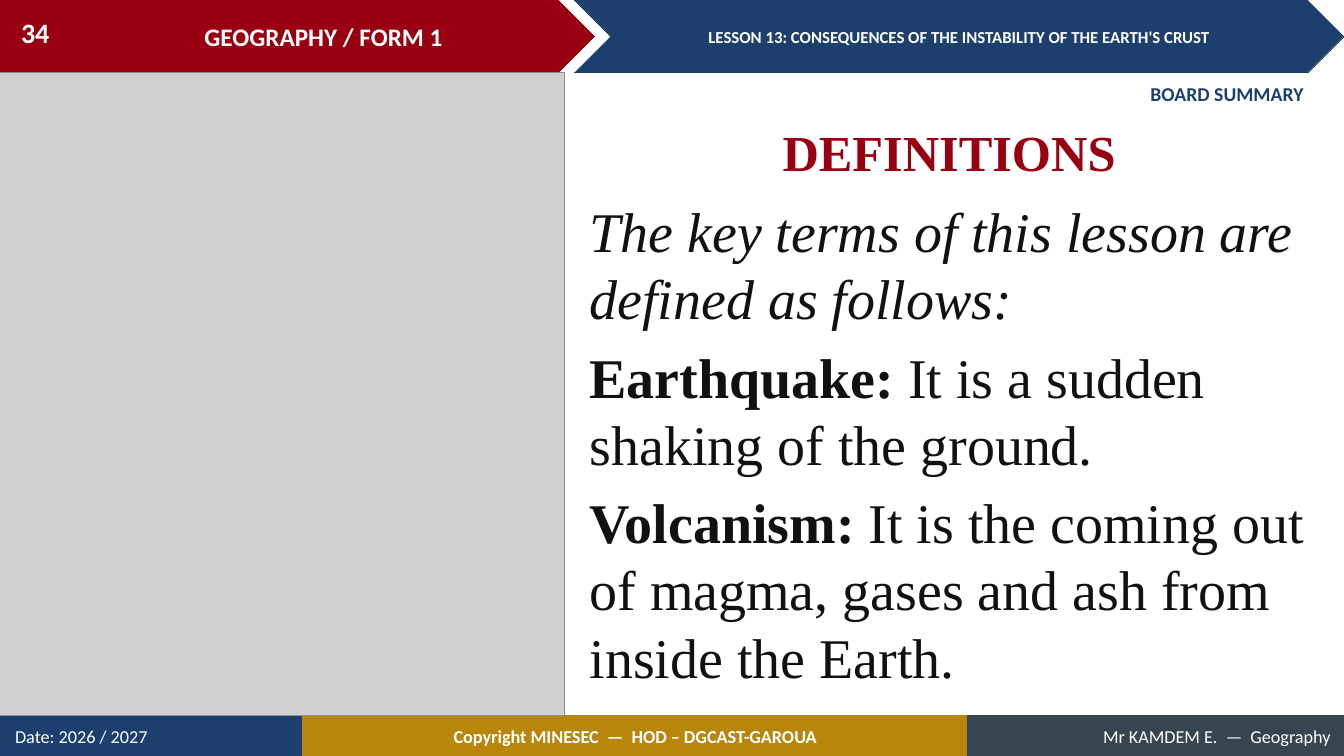
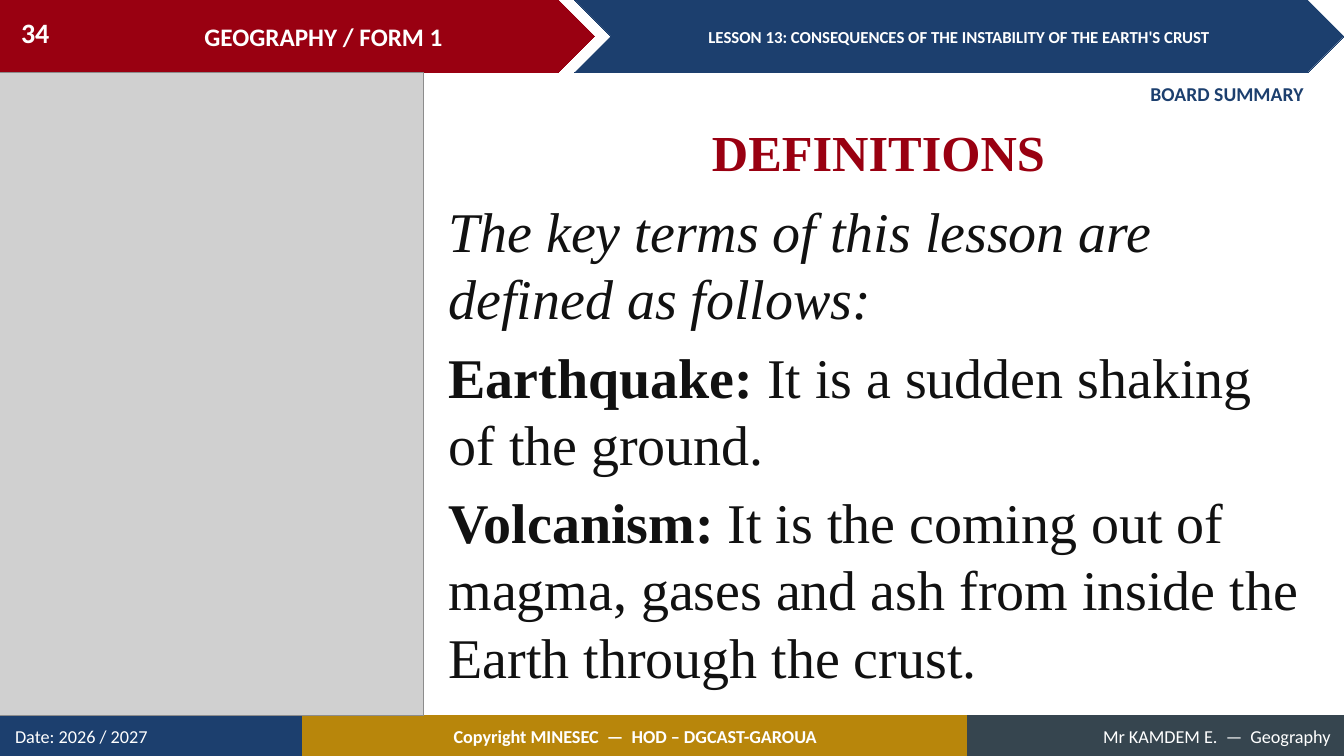
Before and after one commit to Berthautk/linea-github, a slide deck: slide 34 of lecons/F1/21_F1_M3_L13_Consequences_of_the_Instability_of_the_Earth_s_Crust.pptx. Drawn at 1344x756 pixels with LibreOffice and Linux fonts; fonts in the diff are those of the drawing; grey boxes stand for pictures. Boxes give left, top, right and bottom in pixels: in the first picture for what was removed or moved away, otherwise in the second. Text is boxed around its words. In the diff, an @@ line names an element or a change of style, - is before the commit and + after.

```diff
--- a/lecons/F1/21_F1_M3_L13_Consequences_of_the_Instability_of_the_Earth_s_Crust.pptx
+++ b/lecons/F1/21_F1_M3_L13_Consequences_of_the_Instability_of_the_Earth_s_Crust.pptx
@@ picture resized from (x1=0, y1=73, x2=565, y2=716) to (x1=0, y1=73, x2=423, y2=716) @@
@@ text "DEFINITIONS" moved from (x1=783, y1=137, x2=1116, y2=172) to (x1=712, y1=137, x2=1045, y2=172) @@
@@ text "The key terms of this ..." moved from (x1=590, y1=213, x2=1304, y2=679) to (x1=449, y1=212, x2=1298, y2=688) @@
@@ text at (x1=449, y1=503, x2=1298, y2=688): text changed @@
-Volcanism: It is the coming out of magma, gases and ash from inside the Earth.
+Volcanism: It is the coming out of magma, gases and ash from inside the Earth through the crust.
```
Also in this commit, not shown: 23 other slides changed, 12 slides added, 2 slides removed, 31 other files.
